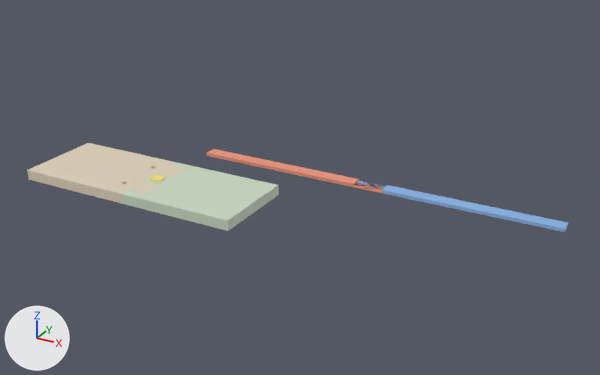
An edit to the Blender file Гитара_стыки.blend, drawn before and after from the same camera.
Both versions are drawn from a 50 mm camera at (287.0, -374.0, 193.0) aimed at (82.0, -1.0, 6.0). Every picture has the same lights, and +X, +Y and +Z are marked at lower left. The older version comes first.

The older version as bpy lines, for what is in view:
```python
ob_git_joint_pin = bpy.data.objects.new('git_joint_pin', me_git_joint_pin)
ob_git_joint_pin.location = (5.0, -30.0, 0.1)
ob_git_neck_joint_a = bpy.data.objects.new('git_neck_joint_a', me_git_neck_joint_a)
ob_git_neck_joint_a.location = (0.0, -30.0, 0.0)
ob_git_neck_joint_b = bpy.data.objects.new('git_neck_joint_b', me_git_neck_joint_b)
ob_git_neck_joint_b.location = (0.0, -30.0, 0.0)
ob_git_spica_seg_a = bpy.data.objects.new('git_spica_seg_a', me_git_spica_seg_a)
ob_git_spica_seg_a.location = (0.0, 30.0, 0.0)
ob_git_spica_seg_b = bpy.data.objects.new('git_spica_seg_b', me_git_spica_seg_b)
ob_git_spica_seg_b.location = (222.0, 30.0, 2.0)
ob_git_spica_seg_b.rotation_euler = (3.142, 0.0, 3.142)  # degrees (180, 0, 180)
```
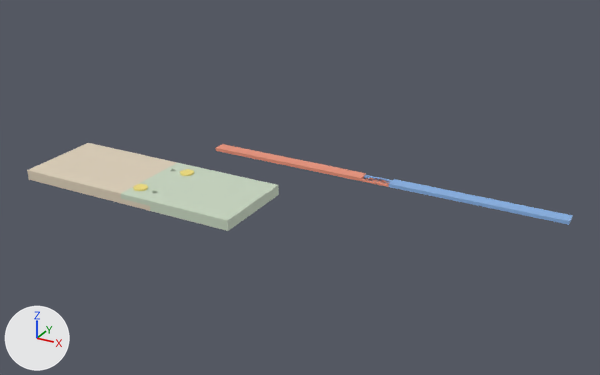
Changed parts and their boxes (x1, y1, x2, y2) in the pictures (600 x 375 px; the box of a moved part takes in the faces that stretch with it):
'git_spica_seg_b', moved: before (355, 181, 568, 232); after (363, 175, 573, 225)
'git_spica_seg_a', moved: before (207, 149, 386, 193); after (215, 144, 389, 187)
'git_joint_pin.001', added: after (180, 169, 194, 176)
part 1 of me_git_neck_joint_a, moved or reshaped: before (120, 163, 186, 204); after (120, 198, 150, 211)
part 2 of me_git_neck_joint_b, reshaped: (121, 165, 197, 211) in both

What changed in the scene script:
```text
Change me_git_neck_joint_a:
    used by ob_git_neck_joint_a; location = (0.0, -30.0, 0.0)
    remove me_git_neck_joint_a.from_pydata(...)  # 528 vertices, 1060 faces; spans x -70.0..10.0, y -26.0..26.0, z 0.0..6.0
    add me_git_neck_joint_a.from_pydata(...)  # 1020 vertices, 2052 faces; spans x -70.0..20.0, y -26.0..26.0, z 0.0..6.0
    me_git_neck_joint_a part 1: 522 vertices removed from x -9.6..10.0, y -26.0..26.0, z 0.0..6.0; 1014 vertices added at x 0.0..20.0, y -26.0..26.0, z 0.0..3.0
Change me_git_neck_joint_b:
    used by ob_git_neck_joint_b; location = (0.0, -30.0, 0.0)
    remove me_git_neck_joint_b.from_pydata(...)  # 276 vertices, 552 faces; spans x 0.0..70.0, y -26.0..26.0, z 0.0..6.0
    add me_git_neck_joint_b.from_pydata(...)  # 1020 vertices, 2052 faces; spans x 0.0..70.0, y -26.0..26.0, z 0.0..6.0
    me_git_neck_joint_b part 2: 270 vertices removed from x 0.0..10.0, y -26.0..26.0, z 0.0..6.0; 1014 vertices added at x 0.0..20.0, y -26.0..26.0, z 0.0..6.0
Change ob_git_spica_seg_a:
    ob_git_spica_seg_a.location: (0.0, 30.0, 0.0) -> (0.0, 40.0, 0.0)
Change ob_git_spica_seg_b:
    ob_git_spica_seg_b.location: (222.0, 30.0, 2.0) -> (222.0, 40.0, 2.0)
Add ob_git_joint_pin_001:
    ob_git_joint_pin_001 = bpy.data.objects.new('git_joint_pin.001', me_git_joint_pin.copy())  # the mesh of ob_git_joint_pin
    ob_git_joint_pin_001.location = (15.0, -15.0, 0.1)
```
